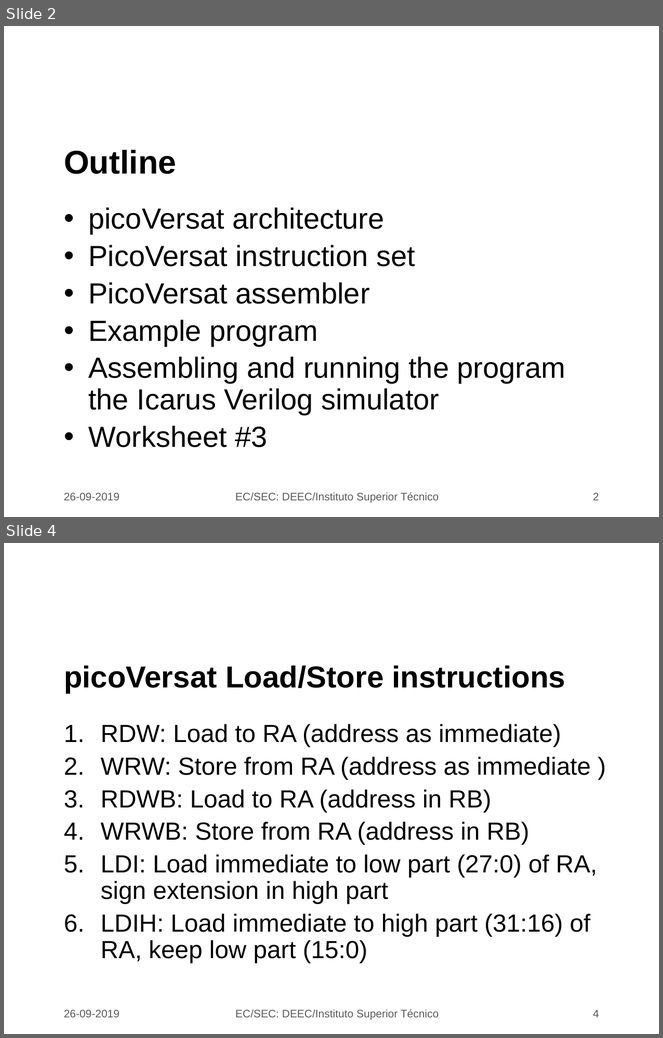
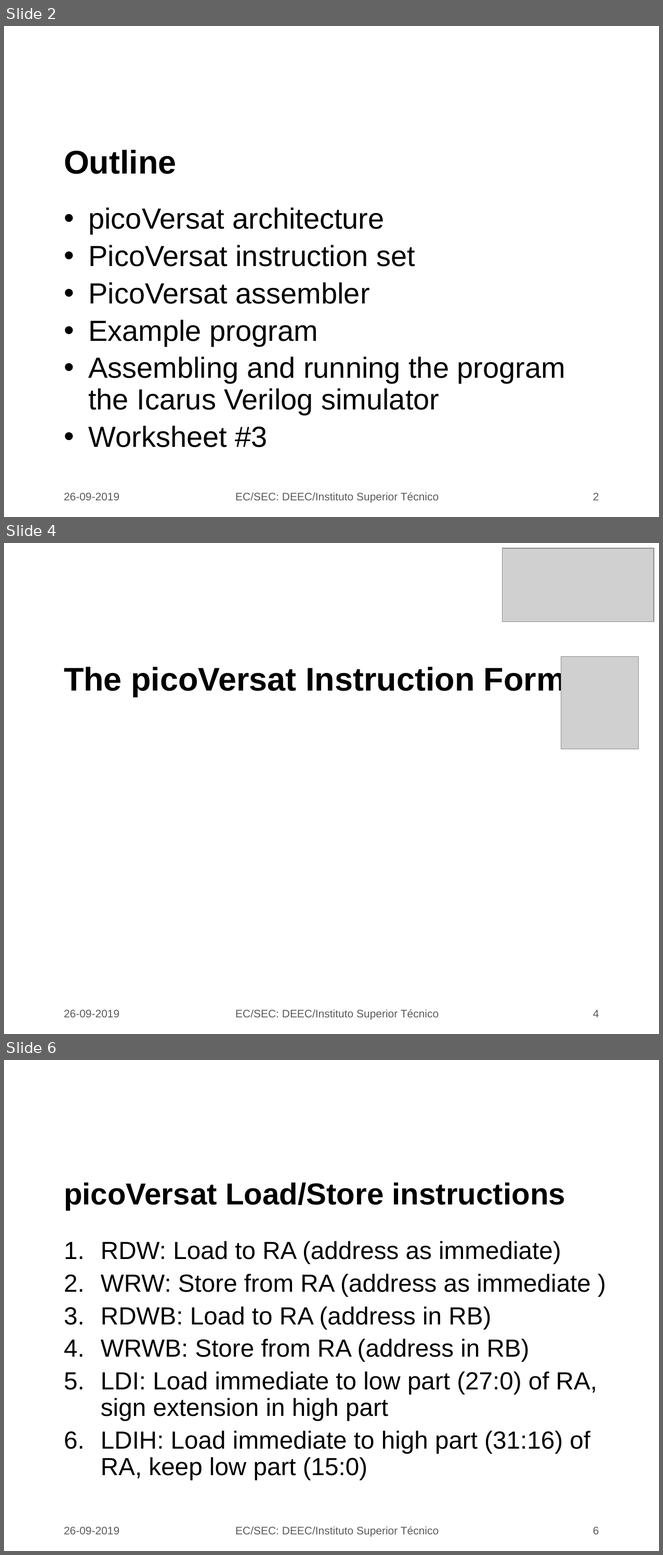
Before and after one commit to jjts/ist-sec, a slide deck: lectures/l3_picoVersat/l3.odp. Shown one above the other, each under a label of ours: slides 2 and 4 before the commit, slides 2, 4 and 6 after it; the slides between them are not shown. The pictures are 663x1038 and 663x1555 pixels, drawn with LibreOffice and Linux fonts; fonts in the diff are those of the drawing; grey boxes stand for pictures; background and template pictures are left out. Boxes give left, top, right and bottom in pixels: in the first picture for what was removed or moved away, otherwise in the second. Text is boxed around its words. In the diff, an @@ line names an element or a change of style, - is before the commit and + after.

```diff
--- a/lectures/l3_picoVersat/l3.odp
+++ b/lectures/l3_picoVersat/l3.odp
@@ slide 4 added at (4, 543, 659, 1034), background picture (left out) @@
@@ picture added at (503, 548, 654, 622) @@
@@ title added at (64, 665, 595, 697), 36 pt, text #000000, bold @@
+The picoVersat Instruction Format
@@ picture added at (561, 656, 638, 749) @@
@@ text added at (64, 1010, 119, 1018), 12 pt, text #595959 @@
+26-09-2019
@@ text added at (235, 1009, 439, 1020), 12 pt, text #595959 @@
+EC/SEC: DEEC/Instituto Superior Técnico
@@ page number added at (593, 1010, 599, 1018), 12 pt, text #595959 @@
+4
@@ what was slide 4 is now slide 6 @@
@@ page number at (593, 1527, 599, 1535): text changed @@
-4
+6
```
Also in this commit, not shown: 2 slides changed, 1 other slide added.
